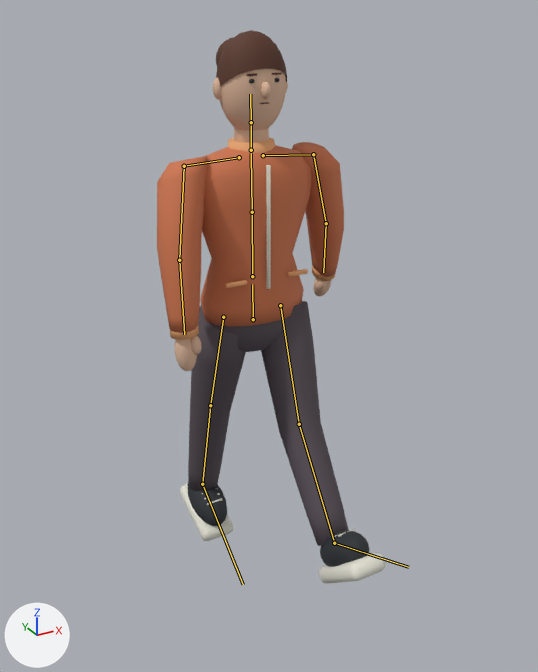
What one commit did to the FBX model Assets/DrivingSchool/Art/Pedestrians/DS_Pedestrian_B.fbx.
Before and after are seen from a 50 mm camera at (-1.05, -2.018, 1.858) aimed at (0.013, -0.085, 0.891). The axes (+X, +Y, +Z) are drawn at lower left. The lights are the same throughout. The picture after the commit comes second. Both versions are drawn at frame 14 of the action 'Walk'; the numbers are the values there. The bones that change, and the others that lie on the model, are drawn over the model as lines.

The first picture shows 'DS_Pedestrian_B_Body'.
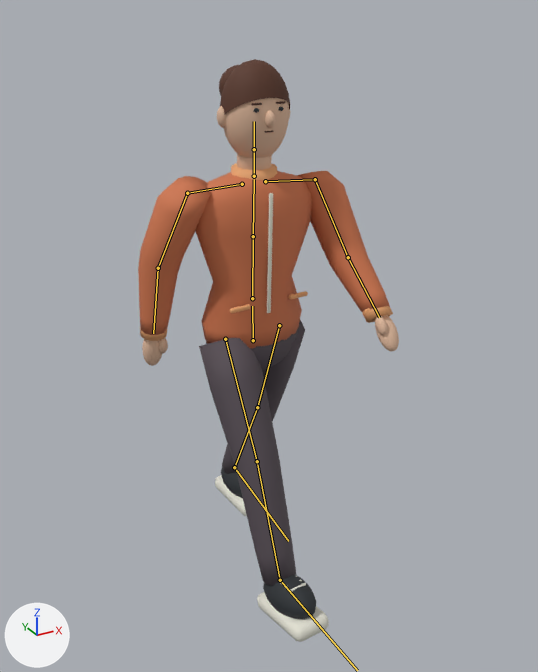
The change in detail:
Bone 'Hips' (bone_hips) moves from (0.0, 0.01, 0.0) to (0.0, -0.066, 0.0).
Bone 'Hips' (bone_hips) turns from (0, 0, 0) to (0, 4, 0) degrees about its own x, y and z.
Bone 'Spine' (bone_spine) turns from (0, 0, 0) to (2, 0, 0) degrees about its own x, y and z.
Bone 'Chest' (bone_chest) turns from (0, -2, 0) to (0, -6, 0) degrees about its own x, y and z.
Bone 'Head' (bone_head) turns from (0, 0, 0) to (-2, 1, 0) degrees about its own x, y and z.
Bone 'UpperArm_L' (bone_upperarm_l) turns from (15, 0, 0) to (-20, -7, -5) degrees about its own x, y and z.
Bone 'Forearm_L' (bone_forearm_l) turns from (12, 0, 0) to (-19, -3, -2) degrees about its own x, y and z.
Bone 'UpperArm_R' (bone_upperarm_r) turns from (-15, 0, 0) to (18, -4, -6) degrees about its own x, y and z.
Bone 'Forearm_R' (bone_forearm_r) turns from (8, 0, 0) to (-12, 2, 1) degrees about its own x, y and z.
Bone 'UpperLeg_L' (bone_upperleg_l) turns from (-19, 0, 0) to (21, 0, 0) degrees about its own x, y and z.
Bone 'LowerLeg_L' (bone_lowerleg_l) turns from (-17, 0, 0) to (6, 0, 0) degrees about its own x, y and z.
Bone 'Foot_L' (bone_foot_l) turns from (-5, 0, 0) to (-26, 0, 0) degrees about its own x, y and z.
Bone 'UpperLeg_R' (bone_upperleg_r) turns from (19, 0, 0) to (-27, 0, 0) degrees about its own x, y and z.
Bone 'LowerLeg_R' (bone_lowerleg_r) turns from (-5, 0, 0) to (8, 0, 0) degrees about its own x, y and z.
Bone 'Foot_R' (bone_foot_r) turns from (5, 0, 0) to (9, 0, 0) degrees about its own x, y and z.

Where the change shows, as pixel boxes (x1, y1, x2, y2) in the pictures (538 x 672 px):
'DS_Pedestrian_B_Body', posed (14% wider): before (157, 30, 386, 584); after (138, 59, 399, 642)
bone 'Hips', root to tip: before (253, 319) to (252, 284); after (253, 340) to (252, 306)
bone 'Spine', root to tip: before (252, 276) to (252, 212); after (252, 298) to (253, 236)
bone 'Chest', root to tip: before (252, 212) to (251, 153); after (253, 236) to (254, 179)
bone 'Head', root to tip: before (251, 122) to (250, 94); after (254, 149) to (254, 121)
bone 'UpperArm_L', root to tip: before (313, 154) to (326, 223); after (315, 179) to (348, 257)
bone 'Forearm_L', root to tip: before (326, 223) to (323, 272); after (348, 257) to (379, 317)
bone 'UpperArm_R', root to tip: before (184, 166) to (179, 260); after (187, 193) to (158, 268)
bone 'Forearm_R', root to tip: before (179, 260) to (184, 334); after (158, 268) to (153, 333)
bone 'UpperLeg_L', root to tip: before (280, 305) to (299, 424); after (279, 325) to (257, 407)
bone 'LowerLeg_L', root to tip: before (299, 424) to (334, 543); after (257, 407) to (234, 467)
bone 'Foot_L', root to tip: before (334, 543) to (408, 567); after (234, 467) to (288, 541)
bone 'UpperLeg_R', root to tip: before (223, 317) to (210, 405); after (225, 339) to (257, 461)
bone 'LowerLeg_R', root to tip: before (210, 405) to (202, 484); after (257, 461) to (280, 580)
bone 'Foot_R', root to tip: before (202, 484) to (243, 584); after (280, 580) to (357, 670)
